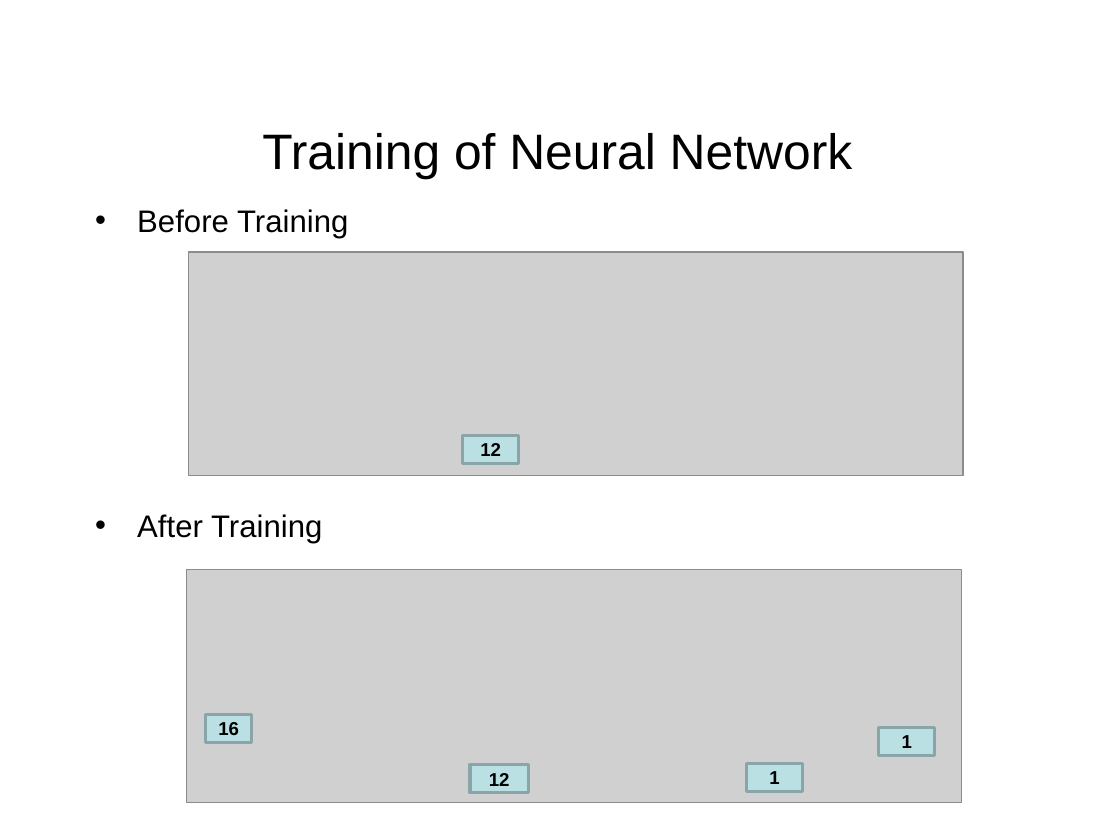
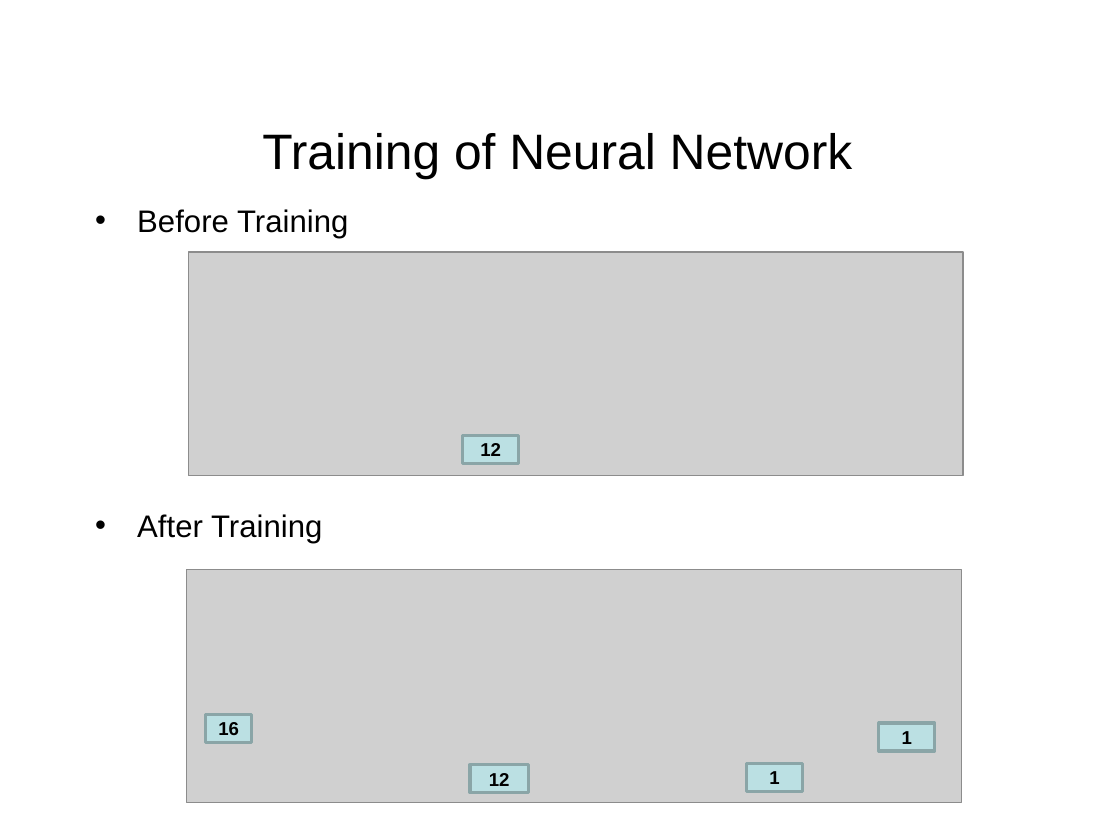
Before and after one commit to SouravChakraborty/CharacterRecognition_ANN, a slide deck: slide 10 of CHARACTER RECOGNITION USING NEURAL NETWORKS.pptx. Drawn at 1120x840 pixels with LibreOffice and Linux fonts; fonts in the diff are those of the drawing; grey boxes stand for pictures; background and template pictures are left out. Boxes give left, top, right and bottom in pixels: in the first picture for what was removed or moved away, otherwise in the second. Text is boxed around its words. In the diff, an @@ line names an element or a change of style, - is before the commit and + after.

```diff
--- a/CHARACTER RECOGNITION USING NEURAL NETWORKS.pptx
+++ b/CHARACTER RECOGNITION USING NEURAL NETWORKS.pptx
@@ rectangle "1": place and size @@
-rectangle "1" at (879,728,935,756)
+rectangle "1" at (879,724,935,752)
```
Also in this commit, not shown: 1 other slide changed, 1 slide added.
